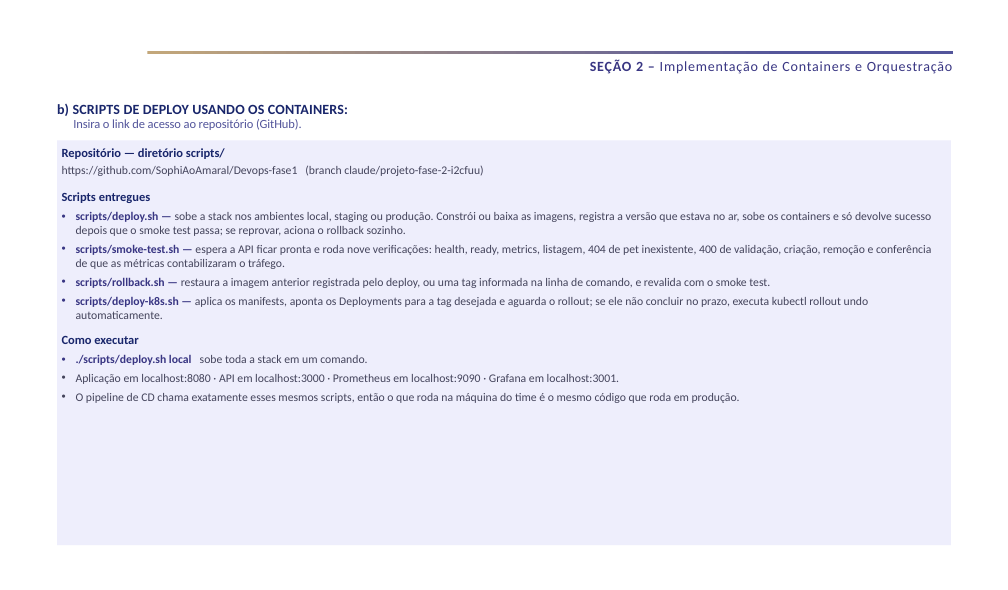
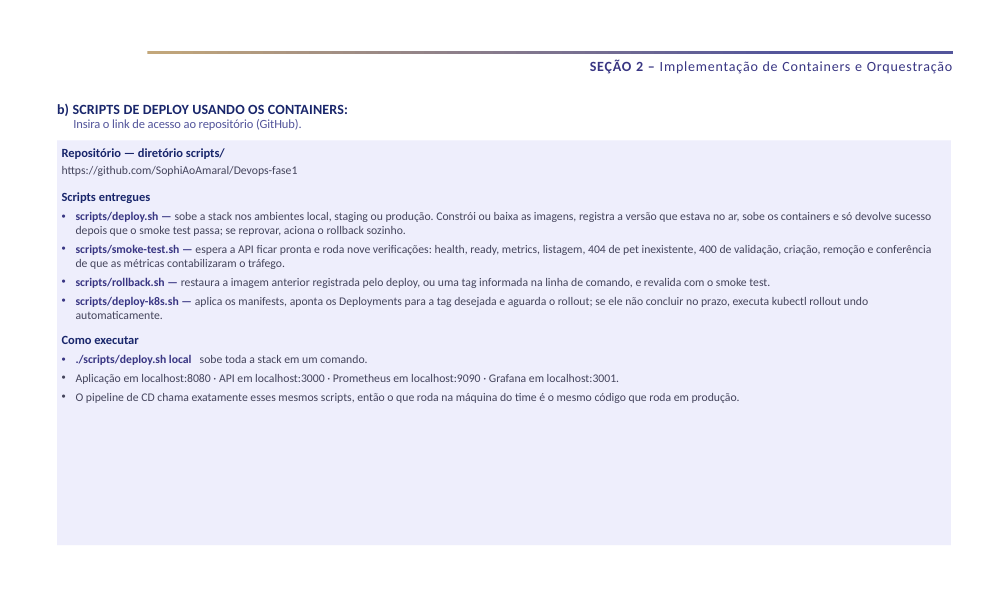
Before and after one commit to SophiAoAmaral/Devops-fase1, a slide deck: slide 7 of docs/Fase_2_DevOps_na_Pratica_PetHub.pptx. Drawn at 1008x590 pixels with LibreOffice and Linux fonts; fonts in the diff are those of the drawing; background and template pictures are left out. Boxes give left, top, right and bottom in pixels: in the first picture for what was removed or moved away, otherwise in the second. Text is boxed around its words. In the diff, an @@ line names an element or a change of style, - is before the commit and + after.

```diff
--- a/docs/Fase_2_DevOps_na_Pratica_PetHub.pptx
+++ b/docs/Fase_2_DevOps_na_Pratica_PetHub.pptx
@@ text at box(62, 166, 298, 176): text changed @@
-https://github.com/SophiAoAmaral/Devops-fase1 (branch claude/projeto-fase-2-i2cfuu)
+https://github.com/SophiAoAmaral/Devops-fase1
```
Also in this commit, not shown: 1 other slide changed.
